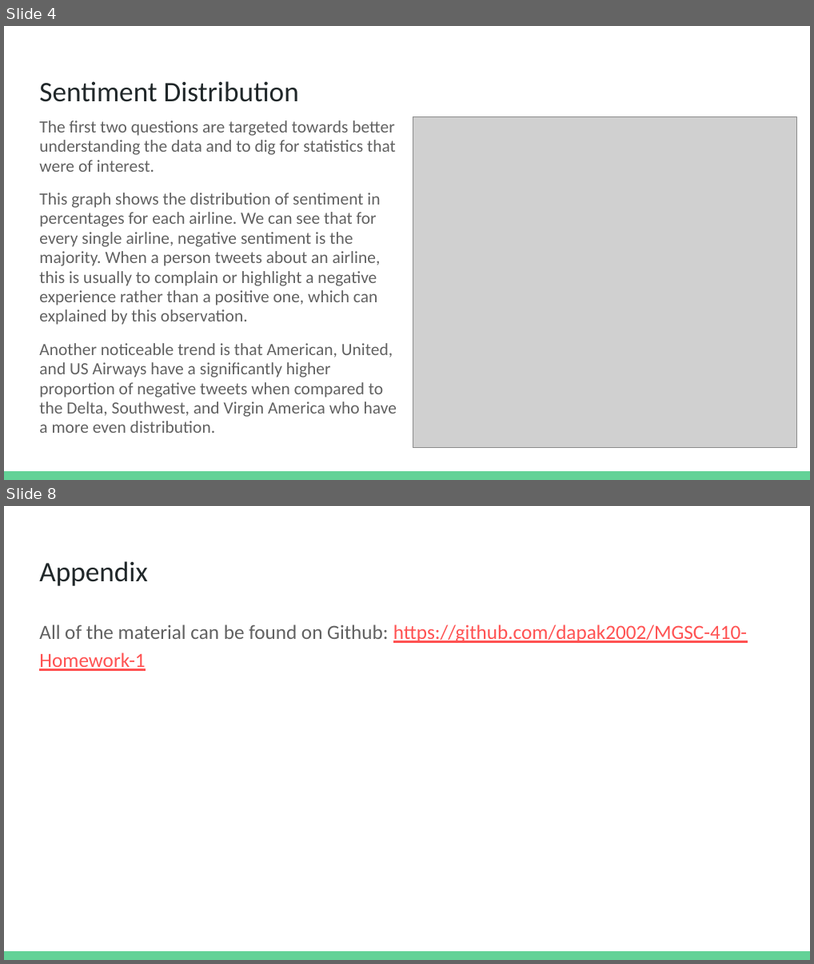
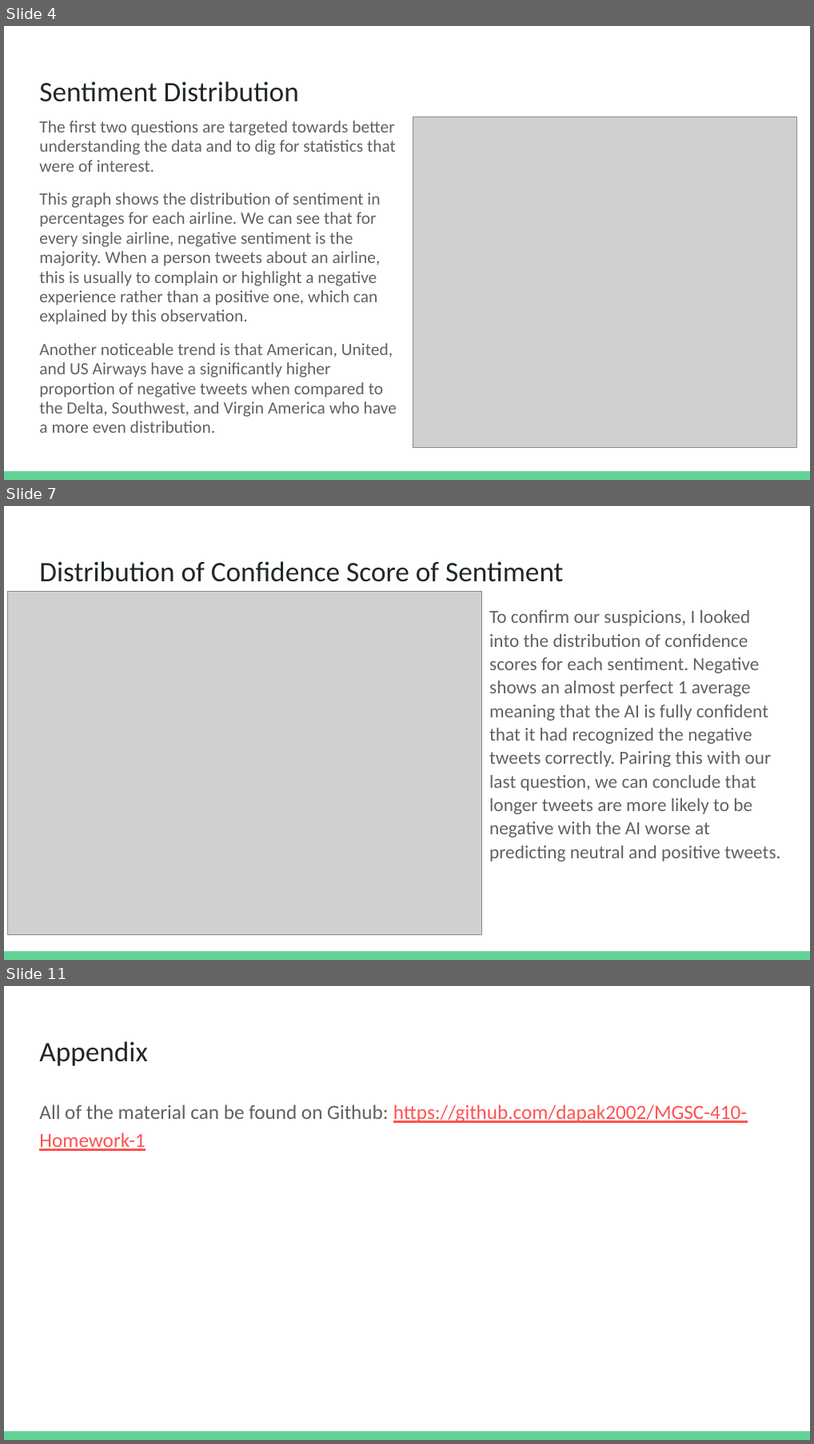
Before and after one commit to dapak2002/MGSC-410-Homework-1, a slide deck: MGSC-410 Homework 1.pptx. Shown one above the other, each under a label of ours: slides 4 and 8 before the commit, slides 4, 7 and 11 after it; the slides between them are not shown. The pictures are 814x964 and 814x1444 pixels, drawn with LibreOffice and Linux fonts; fonts in the diff are those of the drawing; grey boxes stand for pictures. Boxes give left, top, right and bottom in pixels: in the first picture for what was removed or moved away, otherwise in the second. Text is boxed around its words. In the diff, an @@ line names an element or a change of style, - is before the commit and + after.

```diff
--- a/MGSC-410 Homework 1.pptx
+++ b/MGSC-410 Homework 1.pptx
@@ slide 7 added at [4,506,810,960], background #FFFFFF; not listed: 1 template element that a slide beside it also shows @@
@@ title added at [39,561,563,582], 25.2 pt, text #202729 @@
+Distribution of Confidence Score of Sentiment
@@ picture added at [8,592,482,935] @@
@@ text added at [490,610,781,861], 16.6 pt, text #616161 @@
+To confirm our suspicions, I looked into the distribution of confidence scores for each sentiment. Negative shows an almost perfect 1 average meaning that the AI is fully confident that it had recognized the negative tweets correctly. Pairing this with our last question, we can conclude that longer tweets are more likely to be negative with the AI worse at predicting neutral and positive tweets.
@@ what was slide 8 is now slide 11 @@
```
Also in this commit, not shown: 3 slides changed, 2 other slides added, 1 other file.
